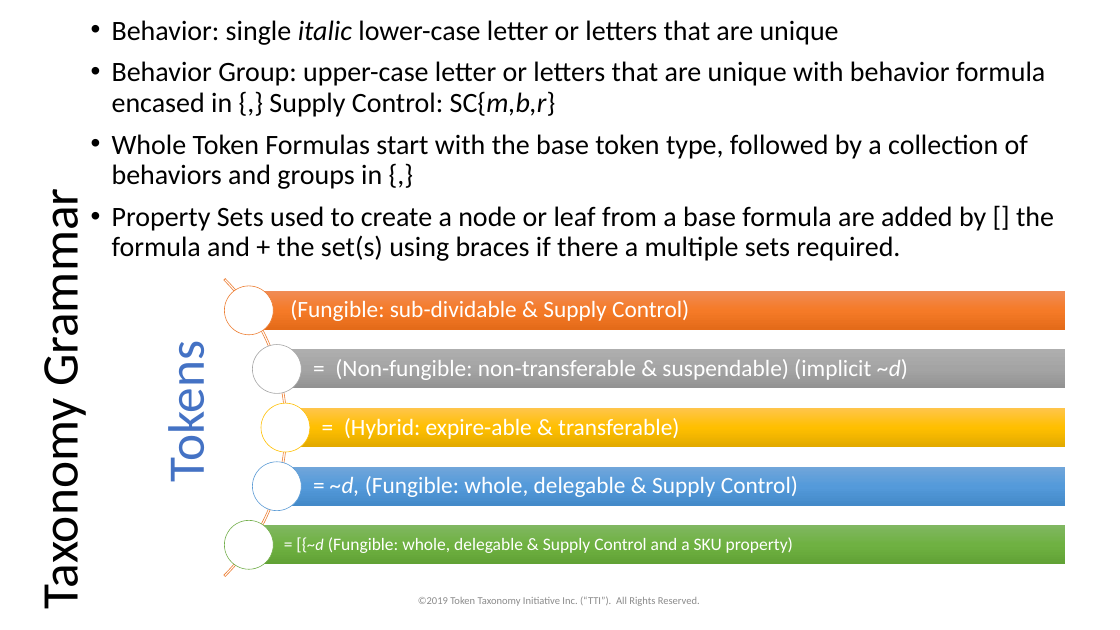
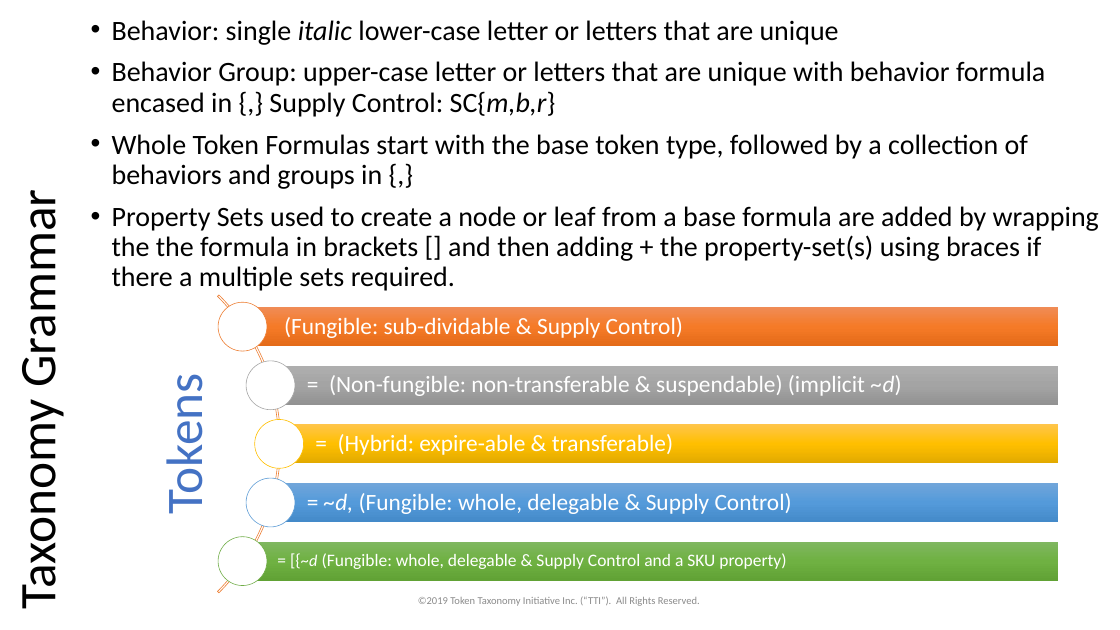
Before and after one commit to vipinsun/TokenTaxonomyFramework-pub, a slide deck: slide 16 of presentations/TTF-Presentation.pptx (slide 13 before the commit). Drawn at 1120x630 pixels with LibreOffice and Linux fonts; fonts in the diff are those of the drawing. Boxes give left, top, right and bottom in pixels: in the first picture for what was removed or moved away, otherwise in the second. Text is boxed around its words. In the diff, an @@ line names an element or a change of style, - is before the commit and + after.

```diff
--- a/presentations/TTF-Presentation.pptx
+++ b/presentations/TTF-Presentation.pptx
@@ title "Taxonomy Grammar": place and size @@
-title "Taxonomy Grammar" at (29, 208, 92, 602)
+title "Taxonomy Grammar" at (7, 209, 70, 602)
@@ text at (112, 206, 1099, 291): text changed @@
-• Property Sets used to create a node or leaf from a base formula are added by [] the formula and + the set(s) using braces if there a multiple sets required.
+• Property Sets used to create a node or leaf from a base formula are added by wrapping the the formula in brackets [] and then adding + the property-set(s) using braces if there a multiple sets required.
@@ text "Tokens": place and size @@
-text "Tokens" at (155, 354, 218, 478)
+text "Tokens" at (153, 387, 216, 511)
@@ 5 texts, 5 ellipses, 5 rectangles, 1 arch (boxed as its full ring): place and size @@
-5 texts, 5 ellipses, 5 rectangles, 1 arch (boxed as its full ring) at (0, 217, 1065, 630)
+5 texts, 5 ellipses, 5 rectangles, 1 arch (boxed as its full ring) at (0, 234, 1059, 630)
```
Also in this commit, not shown: 14 other slides changed, 5 slides added, 2 other files.
